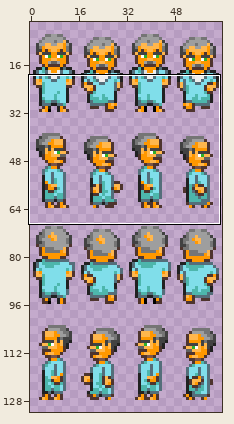
File history of a sprite sheet, Assets/Sprites/BAGJ_player.png. The picture above shows the old version from afar; the outline marks the close-up.
Close-up. Before the commit:
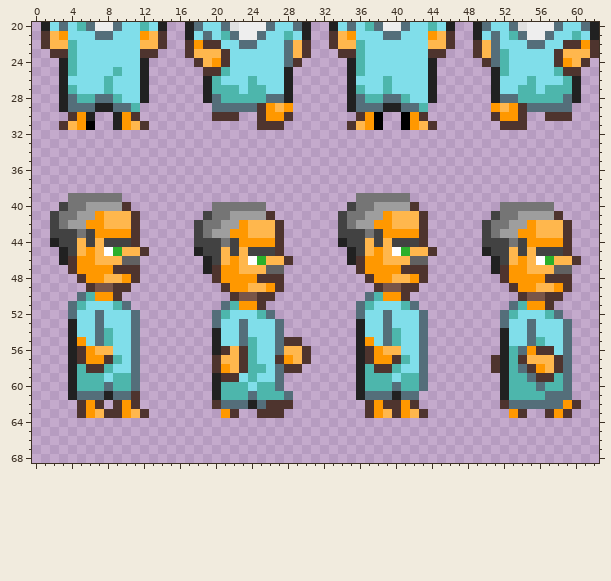
The file is 64x160 pixels. Shown: x 0..62, y 20..68. The wide view leaves out empty margins. The commit also changed other parts of the picture, which this record leaves out.
New version:
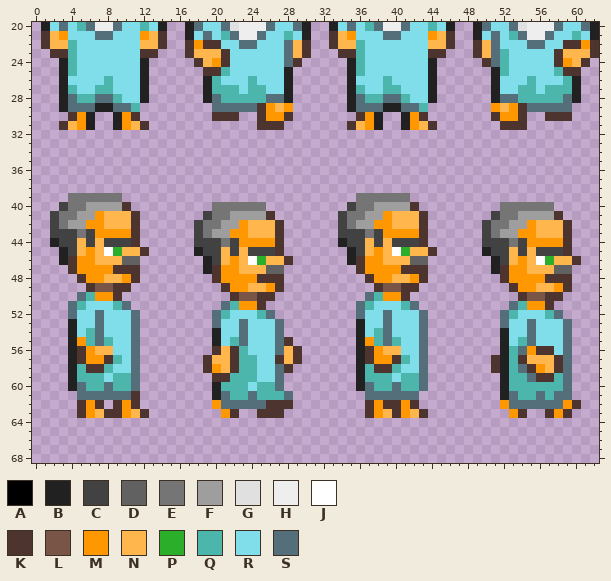
Palette (. is transparent): A #000000  B #212121  C #424242  D #616161  E #757575  F #9e9e9e  G #e0e0e0  H #eeeeee  J #ffffff  K #4e342e  L #795548  M #ff9800  N #ffb74d  P #2baf2b  Q #4db6ac  R #80deea  S #546e7a
From old to new:
Colour A gives way to colour B in row 30 at x 38 and 41; in row 31 at x 6, 38 and 41.
The edit adds colour K in rows 57 to 58 at x 19.
Colour B gives way to colour K in row 56 at x 20; in row 59 at x 20.
Colour N gives way to colour K in rows 56 to 57 at x 22 and 29; in row 58 at x 22.
Colour K gives way to colour M in row 58 at x 20; in row 62 at x 20 and 52.
Colour K gives way to colour N in row 56 at x 21; in row 57 at x 20.
Colour M gives way to colour N in row 57 at x 28; in row 58 at x 21.
Colour K gives way to colour Q in rows 56 to 58 at x 23; in row 59 at x 22.
Colour R gives way to colour Q in row 27 at x 7 and 40; in row 54 at x 6 and 38; in row 55 at x 6, 22, 38 and 54; in row 59 at x 23.
Colour S gives way to colour Q in row 60 at x 56; in row 61 at x 57.
Colour Q gives way to colour R in row 25 at x 9; in row 54 at x 8 and 40; in row 55 at x 24 and 56; in row 56 at x 24; in row 58 at x 25.
Colour B gives way to colour S in row 61 at x 8 and 40; in row 62 at x 24.
Colour Q gives way to colour S in row 60 at x 5 and 37; in row 61 at x 21, 53 and 56.
The edit erases colour B in row 61 at x 4 and 36.
The edit erases colour K in row 55 at x 29; in rows 56 to 57 at x 30; in row 58 at x 29.
